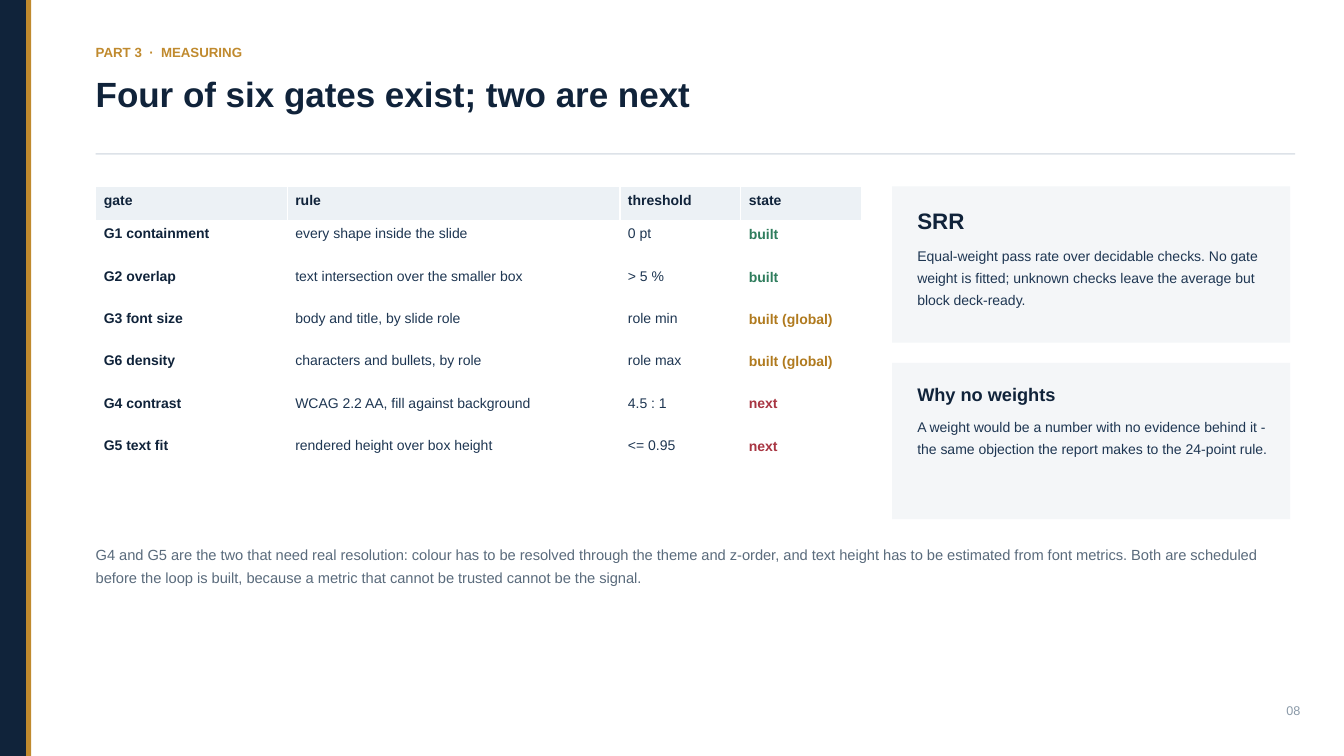
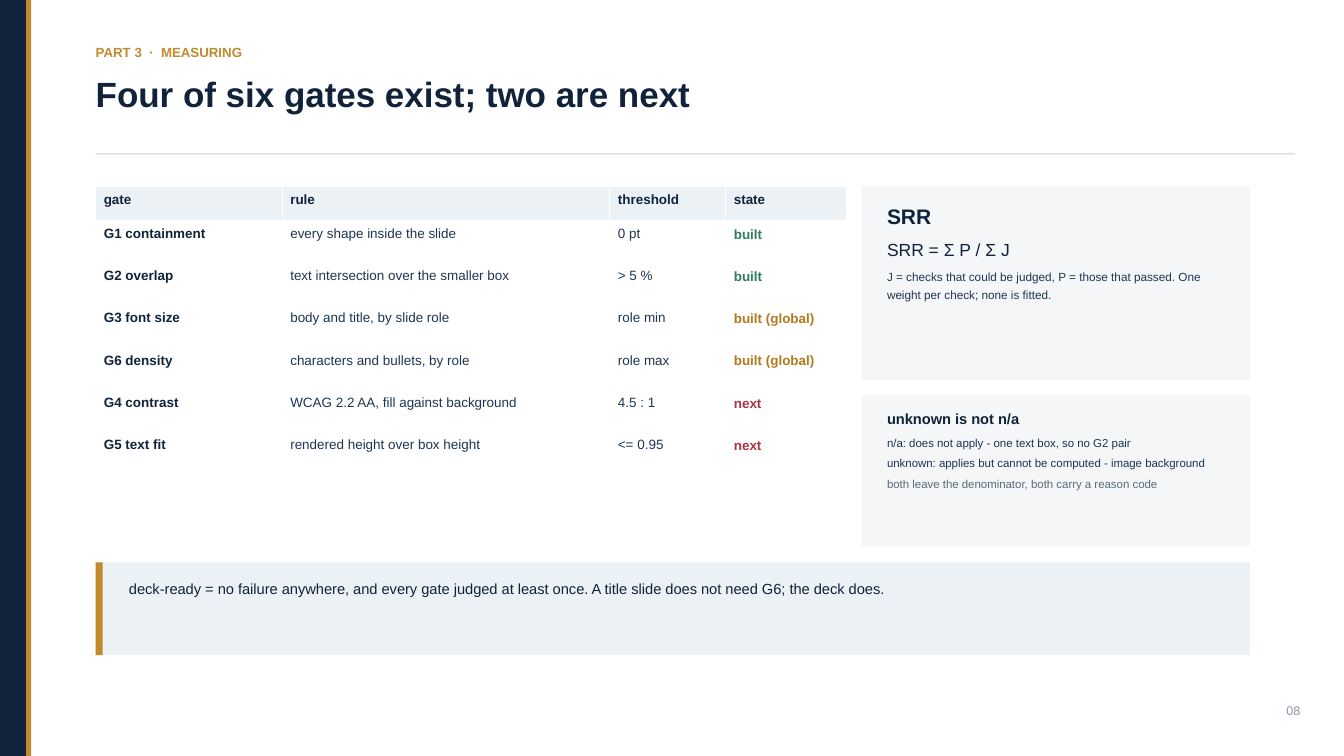
Before and after one commit to Mizuki0215/capstone-ppt-agent, a slide deck: slide 8 of deck/progress_deck.pptx. Drawn at 1344x756 pixels with LibreOffice and Linux fonts; fonts in the diff are those of the drawing. Boxes give left, top, right and bottom in pixels: in the first picture for what was removed or moved away, otherwise in the second. Text is boxed around its words. In the diff, an @@ line names an element or a change of style, - is before the commit and + after.

```diff
--- a/deck/progress_deck.pptx
+++ b/deck/progress_deck.pptx
@@ table at <box>96,187,847,475</box> @@
@@ size 10 to 9.6 pt @@
@@ table: place and size @@
-table at <box>96,187,862,475</box>
+table at <box>96,187,847,475</box>
@@ rectangle: place and size @@
-rectangle at <box>892,187,1291,343</box>
+rectangle at <box>862,187,1250,380</box>
@@ text at <box>887,209,931,225</box>: size 16 to 15 pt in "SRR" @@
@@ text "SRR": place and size @@
-text "SRR" at <box>917,213,1258,308</box>
+text "SRR" at <box>887,209,1200,302</box>
@@ text at <box>887,243,1200,302</box>: text changed; size 10 to 8.4 pt @@
-Equal-weight pass rate over decidable checks. No gate weight is fitted; unknown checks leave the average but block deck-ready.
+SRR = Σ P / Σ J
+J = checks that could be judged, P = those that passed. One weight per check; none is fitted.
@@ rectangle: place and size @@
-rectangle at <box>892,363,1291,519</box>
+rectangle at <box>862,395,1250,546</box>
@@ text at <box>887,413,1205,491</box>: text changed; size 10 to 8.2 pt @@
-Why no weights
-A weight would be a number with no evidence behind it - the same objection the report makes to the 24-point rule.
+unknown is not n/a
+n/a: does not apply - one text box, so no G2 pair
+unknown: applies but cannot be computed - image background
+both leave the denominator, both carry a reason code
@@ text in rectangle at <box>96,549,1257,586</box>: text removed @@
-G4 and G5 are the two that need real resolution: colour has to be resolved through the theme and z-order, and text height has to be estimated from font metrics. Both are scheduled before the loop is built, because a metric that cannot be trusted cannot be the signal.
@@ rectangle: place and size @@
-rectangle at <box>96,549,1257,586</box>
+rectangle at <box>96,563,1250,655</box>
@@ rectangle at <box>96,563,1250,655</box>: fill none to #ECF1F5 @@
@@ rectangle added at <box>96,563,103,655</box>, fill #C08A2E @@
@@ text added at <box>129,583,885,597</box>, 10.5 pt, text #10233A @@
+deck-ready = no failure anywhere, and every gate judged at least once. A title slide does not need G6; the deck does.
```
Also in this commit, not shown: 6 other files.
